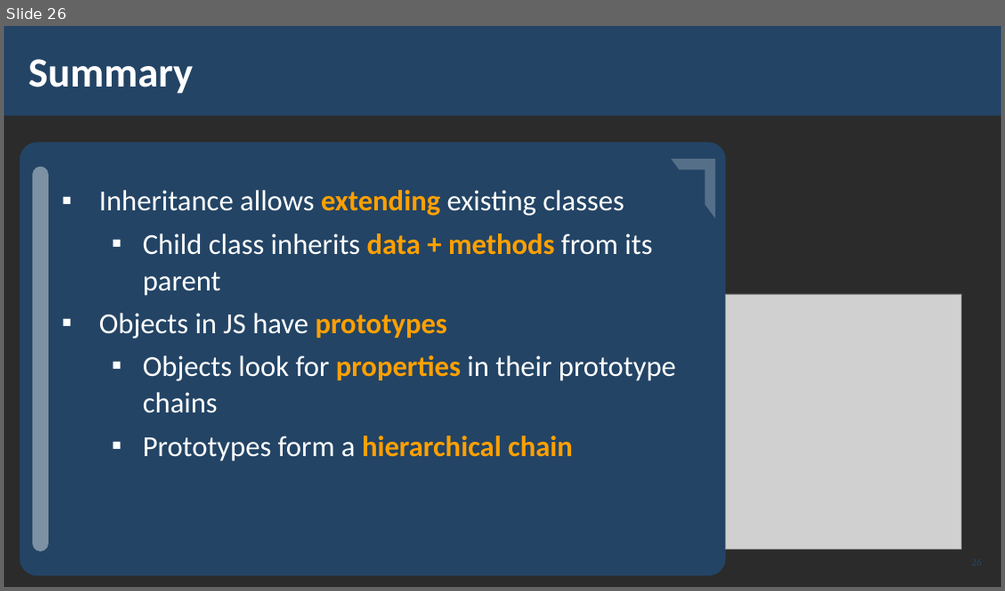
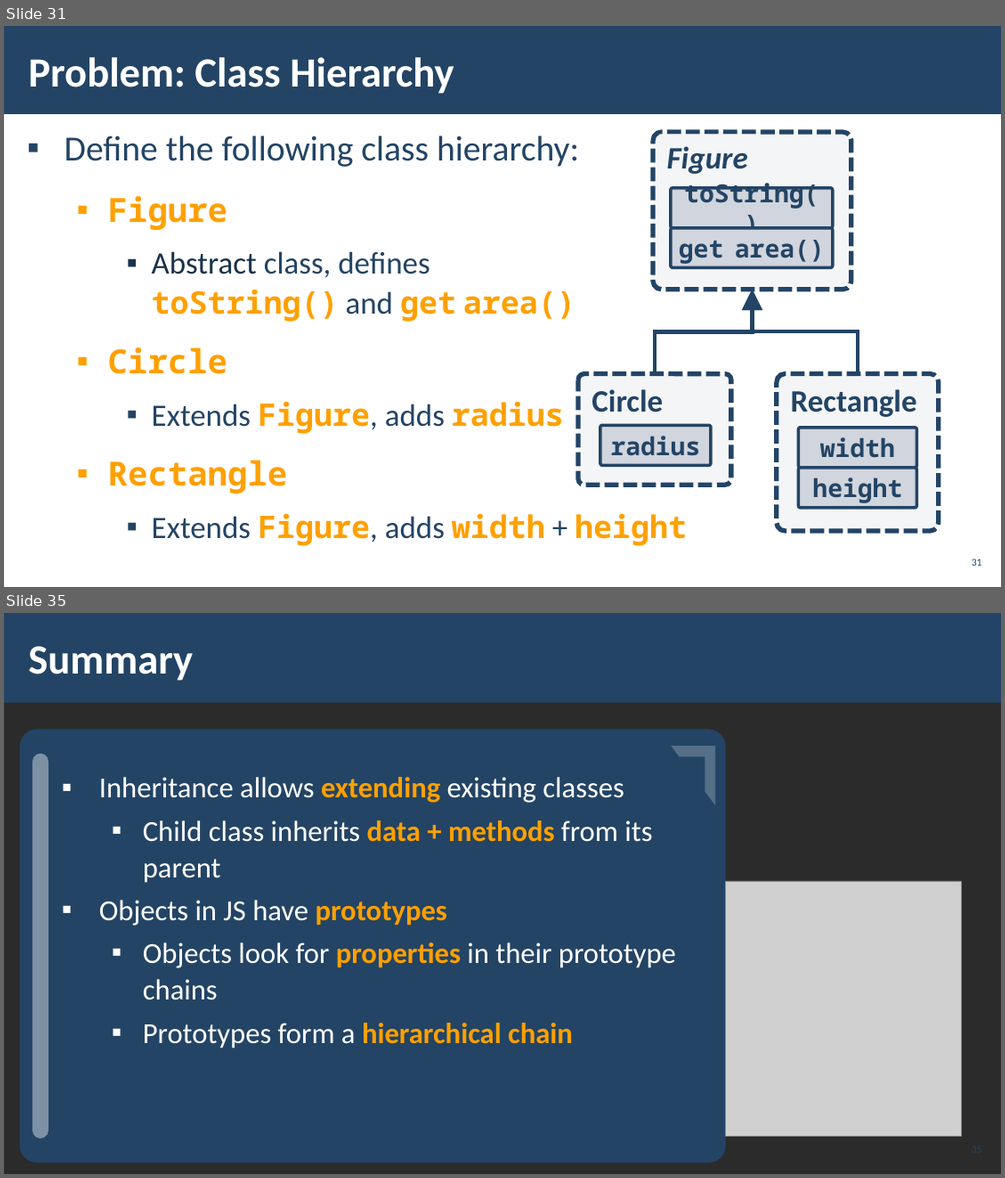
Before and after one commit to pirocorp/JS-Advanced, a slide deck: 06. PROTOTYPES AND INHERITANCE/06. JS-Advanced-Prototypes-and-Inheritance.pptx. Shown one above the other, each under a label of ours: slide 26 before the commit, slides 31 and 35 after it; the slides between them are not shown. The pictures are 1005x591 and 1005x1178 pixels, drawn with LibreOffice and Linux fonts; fonts in the diff are those of the drawing; grey boxes stand for pictures; background and template pictures are left out; a plain dark background stands for a picture behind light text. Boxes give left, top, right and bottom in pixels: in the first picture for what was removed or moved away, otherwise in the second. Text is boxed around its words. In the diff, an @@ line names an element or a change of style, - is before the commit and + after.

```diff
--- a/06. PROTOTYPES AND INHERITANCE/06. JS-Advanced-Prototypes-and-Inheritance.pptx
+++ b/06. PROTOTYPES AND INHERITANCE/06. JS-Advanced-Prototypes-and-Inheritance.pptx
@@ slide 31 added at [4, 26, 1001, 587], background picture (left out) @@
@@ rectangle added at [4, 26, 1001, 114], fill #234465 @@
@@ title added at [28, 57, 453, 94], 40 pt, text #FFFFFF, bold @@
+Problem: Class Hierarchy
@@ text added at [65, 135, 687, 546], 30 pt, text #234465 @@
+▪ Define the following class hierarchy:
+  ▪ Figure
+    ▪ Abstract class, defines
+      toString() and get area()
+  ▪ Circle
+    ▪ Еxtends Figure, adds radius
+  ▪ Rectangle
+    ▪ Еxtends Figure, adds width + height
@@ group added at [653, 132, 851, 289]: 3 rounded rectangles, 1 rectangle @@
+Figure
+toString()
+get area()
@@ elbow arrow added from (655, 374) to (752, 289), #234465 4 pt @@
@@ elbow arrow added from (858, 374) to (752, 289), #234465 4 pt @@
@@ rounded rectangle added at [578, 374, 732, 484], fill #F4F5F7, outline #234465 4.5 pt dashed @@
@@ rectangle added at [584, 378, 671, 423], fill #F4F5F7, 30 pt, text #234465, bold @@
+Circle
@@ rounded rectangle added at [600, 426, 712, 466], fill #D1D5DD, outline #234465 3 pt, 24 pt, text #234465, bold @@
+radius
@@ group added at [777, 374, 938, 531]: 3 rounded rectangles, 1 rectangle @@
+width
+Rectangle
+height
@@ page number added at [971, 558, 982, 565], 10 pt, text #234465 @@
+31
@@ what was slide 26 is now slide 35 @@
```
Also in this commit, not shown: 8 other slides added.
